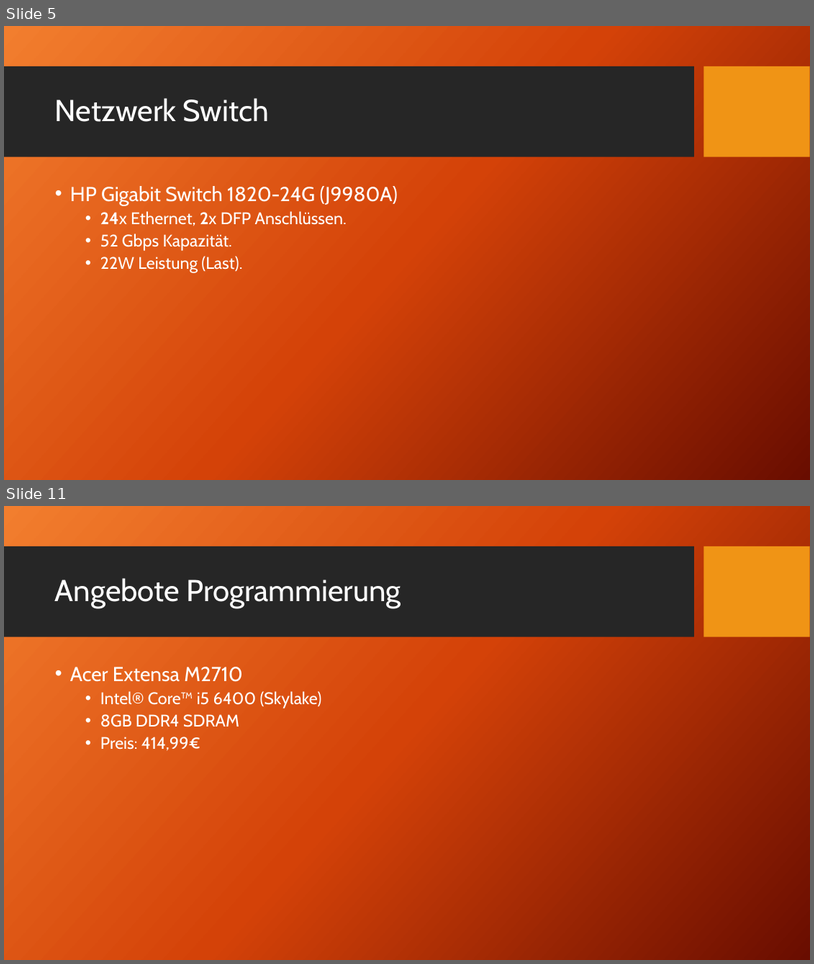
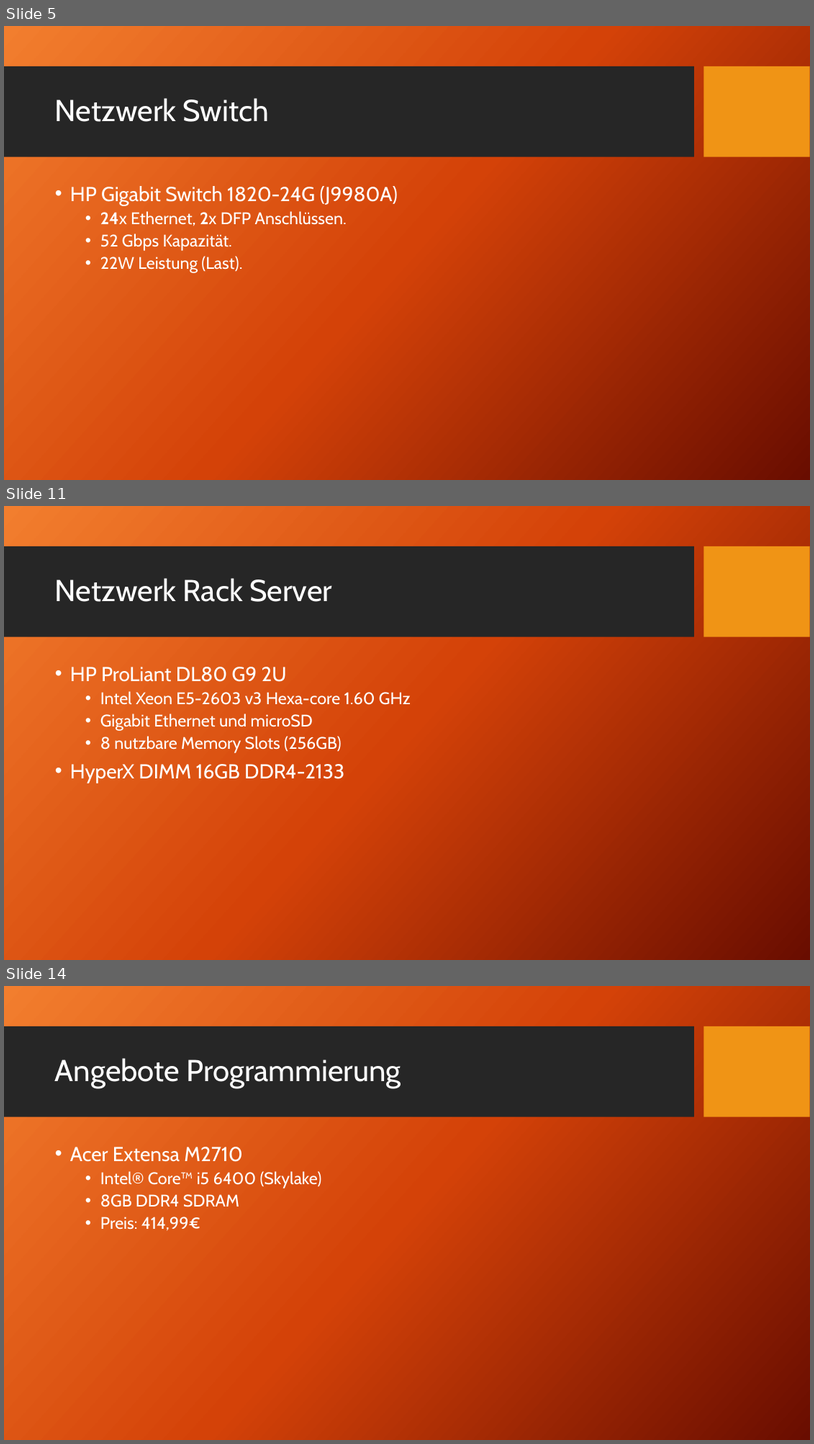
Before and after one commit to HaJaReDeluxe/mintBerryCrunchGames, a slide deck: Angebot für mintBerryCrunchGames GmbH.pptx. Shown one above the other, each under a label of ours: slides 5 and 11 before the commit, slides 5, 11 and 14 after it; the slides between them are not shown. The pictures are 814x964 and 814x1444 pixels, drawn with LibreOffice and Linux fonts; fonts in the diff are those of the drawing; background and template pictures are left out. Boxes give left, top, right and bottom in pixels: in the first picture for what was removed or moved away, otherwise in the second. Text is boxed around its words. In the diff, an @@ line names an element or a change of style, - is before the commit and + after.

```diff
--- a/Angebot für mintBerryCrunchGames GmbH.pptx
+++ b/Angebot für mintBerryCrunchGames GmbH.pptx
@@ slide 11 added at [4, 506, 810, 960], background picture (left out); not listed: 2 template elements that a slide beside it also shows @@
@@ title added at [55, 578, 332, 602], 36 pt, text #FFFFFF @@
+Netzwerk Rack Server
@@ text added at [70, 667, 411, 782], 20 pt, text #FFFFFF @@
+• HP ProLiant DL80 G9 2U
+  • Intel Xeon E5-2603 v3 Hexa-core 1.60 GHz
+  • Gigabit Ethernet und microSD
+  • 8 nutzbare Memory Slots (256GB)
+• HyperX DIMM 16GB DDR4-2133
@@ what was slide 11 is now slide 14 @@
```
Also in this commit, not shown: 5 slides changed, 3 other slides added, 1 slide removed, 2 other files.
